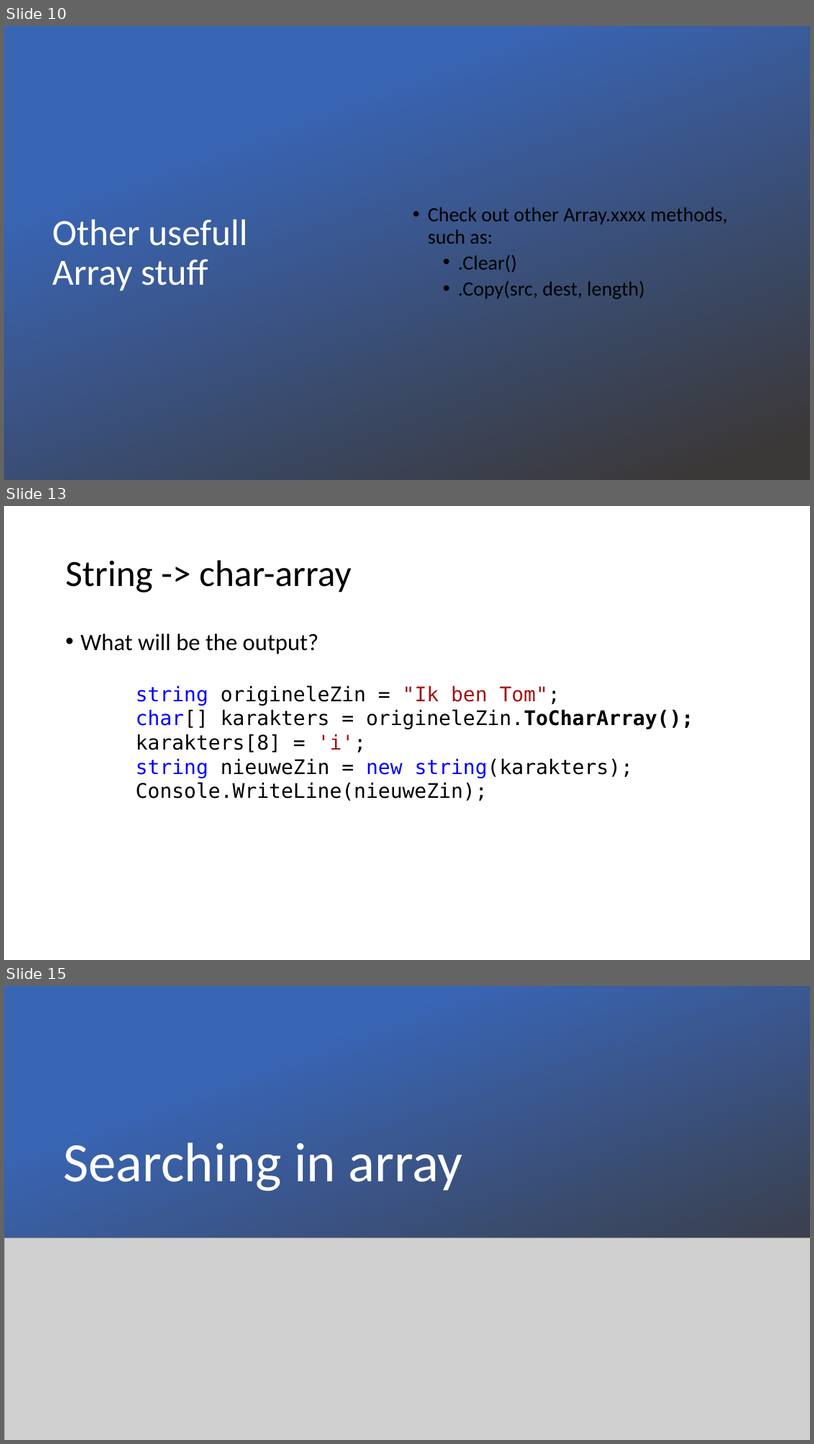
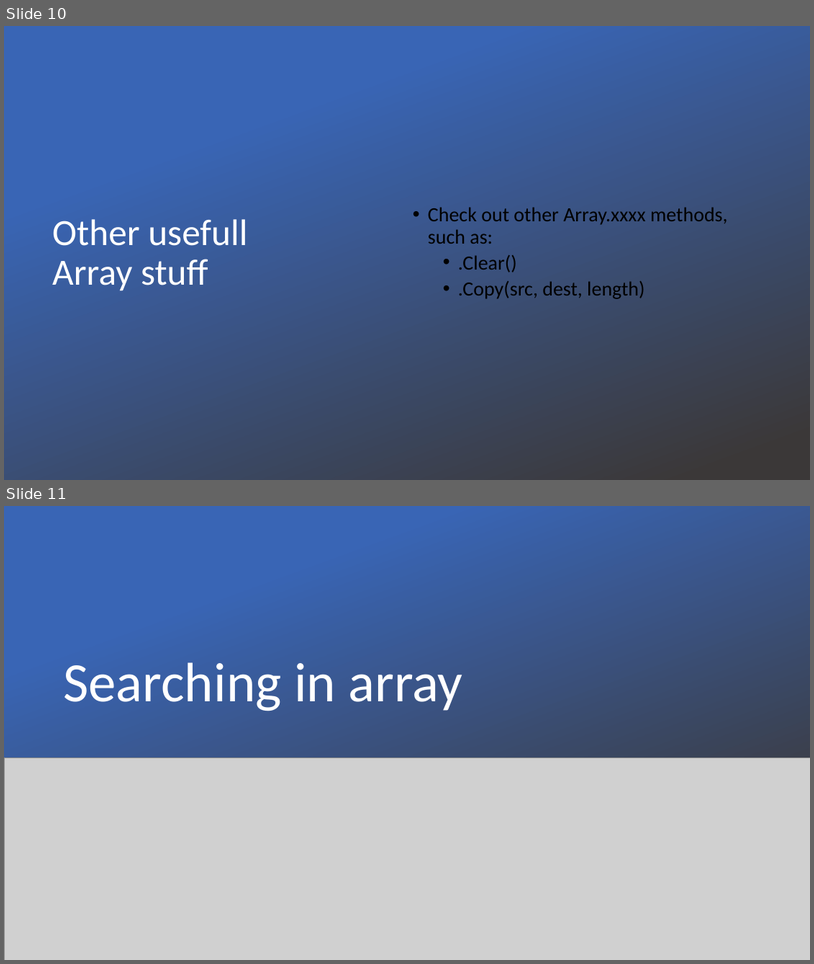
Before and after one commit to v-nys/cursusprogrammeren, a slide deck: _SLIDES/DEEL1/H7/6b_arrays en methoden.pptx. Shown one above the other, each under a label of ours: slides 10, 13 and 15 before the commit, slides 10 and 11 after it; the slides between them are not shown. The pictures are 814x1444 and 814x964 pixels, drawn with LibreOffice and Linux fonts; fonts in the diff are those of the drawing; grey boxes stand for pictures; background and template pictures are left out. Boxes give left, top, right and bottom in pixels: in the first picture for what was removed or moved away, otherwise in the second. Text is boxed around its words. In the diff, an @@ line names an element or a change of style, - is before the commit and + after.

```diff
--- a/_SLIDES/DEEL1/H7/6b_arrays en methoden.pptx
+++ b/_SLIDES/DEEL1/H7/6b_arrays en methoden.pptx
@@ slide 13 removed at [4, 506, 810, 960], background #FFFFFF @@
@@ title removed at [65, 560, 352, 592] @@
-String -> char-array
@@ text removed at [80, 633, 319, 654] @@
-• What will be the output?
@@ text removed at [136, 685, 694, 800] @@
-string origineleZin = "Ik ben Tom";
-char[] karakters = origineleZin.ToCharArray();
-karakters[8] = 'i';
-string nieuweZin = new string(karakters);
-Console.WriteLine(nieuweZin);
@@ what was slide 15 is now slide 11 @@
```
Also in this commit, not shown: 1 slide changed, 3 other slides removed, 2 other files.
